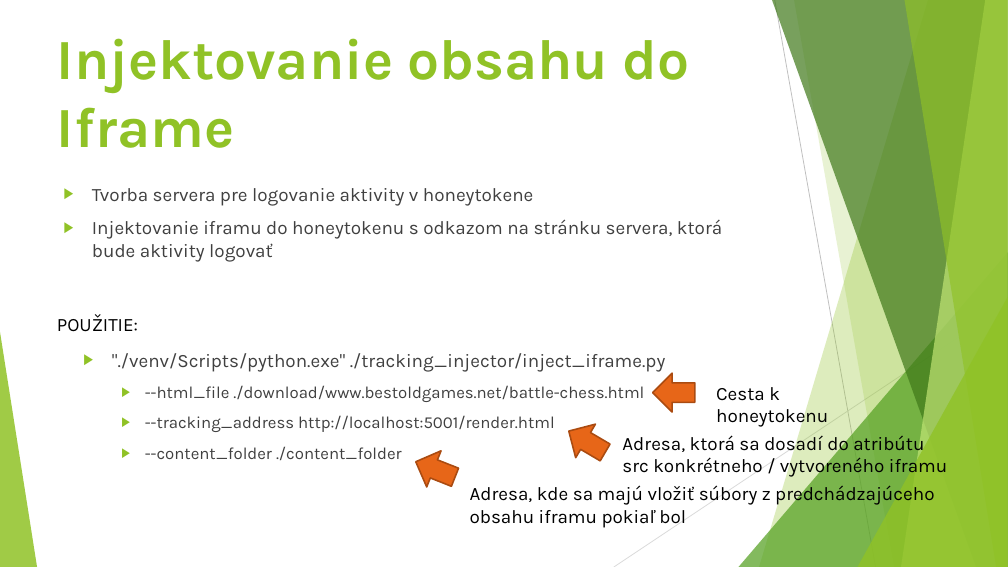
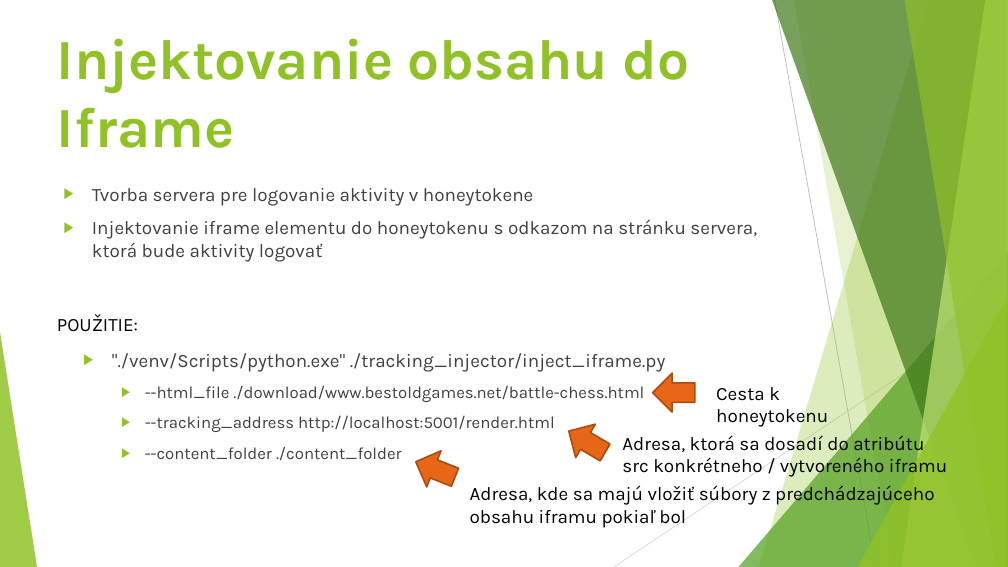
Before and after one commit to jperdek/tokenCreator, a slide deck: slide 13 of presentations/Detekcia nepovoleneho prístupu kustomizáciou nízko interaktívnych honeypotov1.pptx. Drawn at 1008x567 pixels with LibreOffice and Linux fonts; fonts in the diff are those of the drawing. Boxes give left, top, right and bottom in pixels: in the first picture for what was removed or moved away, otherwise in the second. Text is boxed around its words. In the diff, an @@ line names an element or a change of style, - is before the commit and + after.

```diff
--- a/presentations/Detekcia nepovoleneho prístupu kustomizáciou nízko interaktívnych honeypotov1.pptx
+++ b/presentations/Detekcia nepovoleneho prístupu kustomizáciou nízko interaktívnych honeypotov1.pptx
@@ text at [92,220,757,262]: text changed @@
-▶ Injektovanie iframu do honeytokenu s odkazom na stránku servera, ktorá bude aktivity logovať
+▶ Injektovanie iframe elementu do honeytokenu s odkazom na stránku servera, ktorá bude aktivity logovať
```
Also in this commit, not shown: 1 other slide changed, 7 other files.
